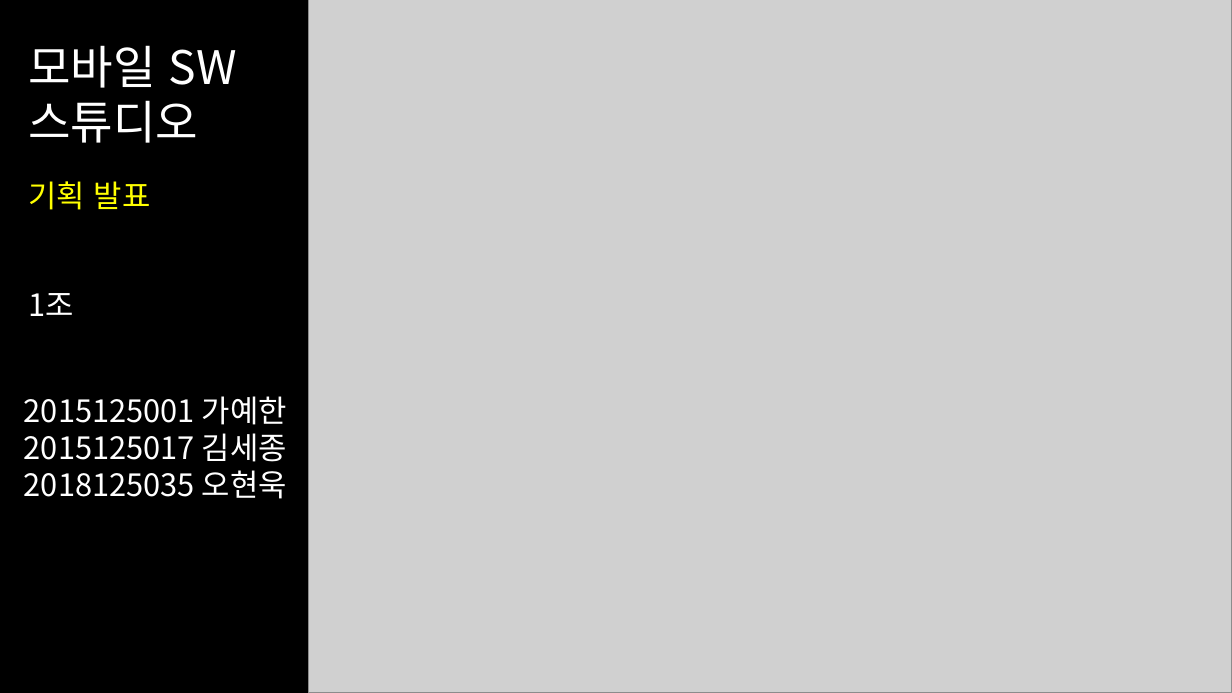
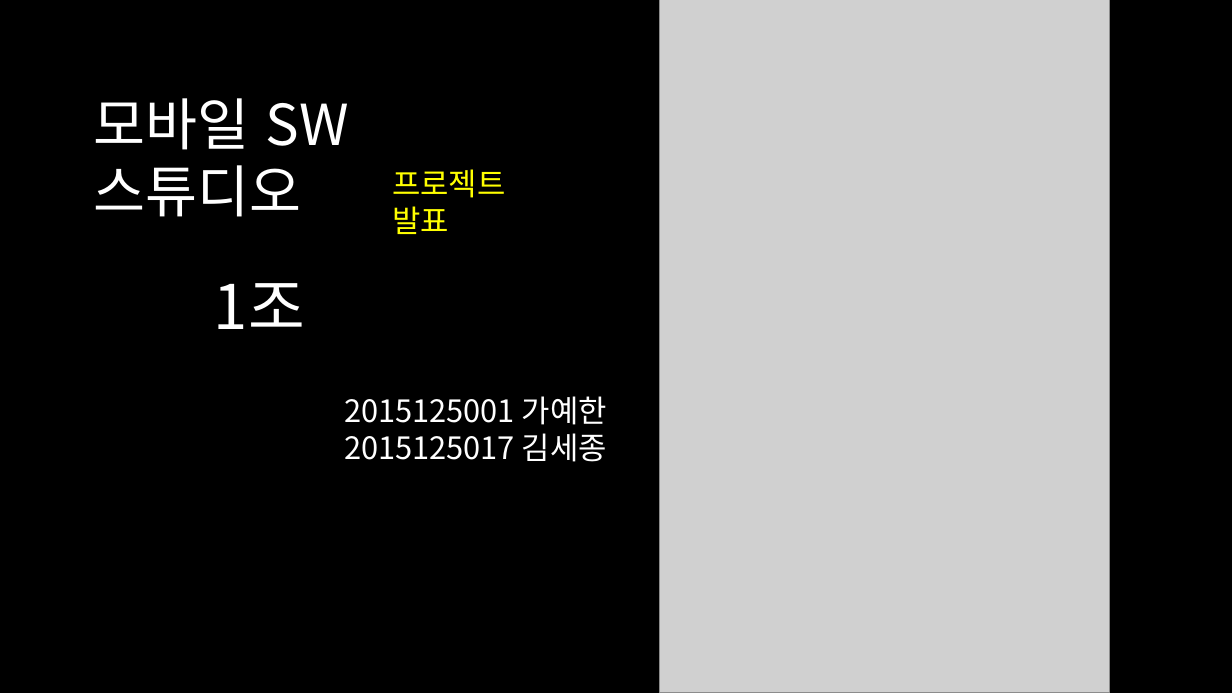
Before and after one commit to Kimsj0616/KAU-mobile, a slide deck: slide 1 of 기획발표 수정안.pptx. Drawn at 1232x693 pixels with LibreOffice and Linux fonts; fonts in the diff are those of the drawing; grey boxes stand for pictures. Boxes give left, top, right and bottom in pixels: in the first picture for what was removed or moved away, otherwise in the second. Text is boxed around its words. In the diff, an @@ line names an element or a change of style, - is before the commit and + after.

```diff
--- a/기획발표 수정안.pptx
+++ b/기획발표 수정안.pptx
@@ picture removed at box(309, 0, 1232, 693) @@
@@ picture added at box(660, 0, 1110, 693) @@
@@ text at box(94, 98, 349, 217): text changed; size 36 to 44 pt @@
-모바일 SW
-스튜디오
+모바일 SW 스튜디오
@@ text at box(392, 169, 505, 234): text changed @@
-기획 발표
+프로젝트 발표
@@ text "1조": place and size @@
-text "1조" at box(28, 293, 73, 316)
+text "1조" at box(214, 283, 305, 329)
@@ text "1조" at box(214, 283, 305, 329): size 24 to 48 pt @@
@@ text "2015125001 가예한": place and size @@
-text "2015125001 가예한" at box(24, 396, 287, 499)
+text "2015125001 가예한" at box(344, 396, 607, 462)
@@ text at box(24, 470, 287, 499): paragraph removed @@
-2018125035 오현욱
```
Also in this commit, not shown: 1 other slide changed, 12 slides added, 7 slides removed, 1 other file.
